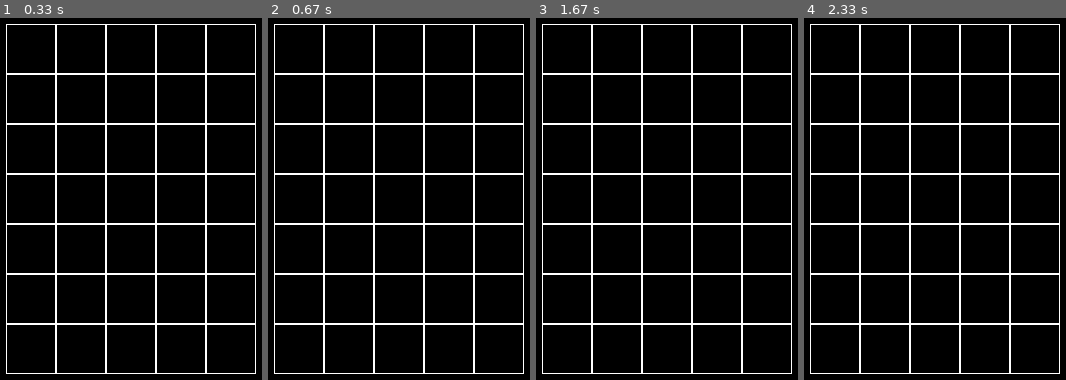
Above: before the commit, frames 1-4 (left to right).
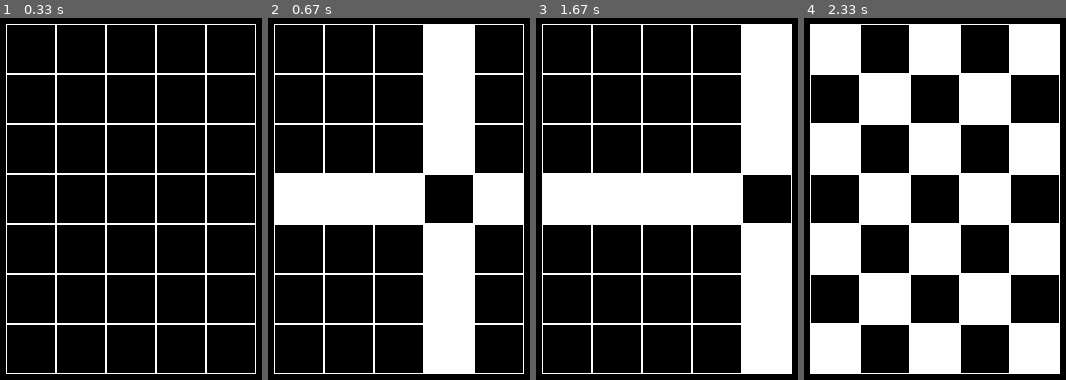
Above: after the commit, the same moments.

Repository: ViktorGrishin/pygame_cells
Game: pygame game, started from InitGame.py
Same seed, same stepped clock (60 frames per second), same inputs: the game is played once before the commit and once after it.
Inputs (mouse positions are in pixels of both pictures, inside the frame that each line leads up to):
- Up to frame 1 (0.33 s): no input
- Up to frame 2 (0.67 s): click (425, 173) at 0.38 s
- Up to frame 3 (1.67 s): click (693, 206) at 0.72 s; click (750, 217) at 1.55 s
- Up to frame 4 (2.33 s): click (843, 75) at 1.88 s; click (937, 303) at 2.22 s

Frame 1 is identical in both runs. In frame 2, 24% of the frame differs, in the area x 2-98%, y 1-99%; in frame 3, 24%; in frame 4, 44%.

Commit message:
Решение для задачи # 3

Diff:
--- a/InitGame.py
+++ b/InitGame.py
@@ -20,15 +20,18 @@
     def render(self, screen):
         for i in range(self.width):
             for j in range(self.height):
-                # Если клетка выбрана, то она закрашивается полностью
-                color = 'white'
-                if self.board[j][i] == 1:
-                    color = 'blue'
-                pygame.draw.rect(screen, color, (
+                pygame.draw.rect(screen, 'white', (
                     (self.left + self.cell_size * i,
                      self.top + self.cell_size * j),
                     (self.cell_size,
                      self.cell_size)), width=1)
+                # Если клетка выбрана, то она закрашивается полностью
+                if self.board[j][i] == 1:
+                    pygame.draw.rect(screen, 'white', (
+                        (self.left + self.cell_size * i,
+                         self.top + self.cell_size * j),
+                        (self.cell_size,
+                         self.cell_size)), width=0)
 
     def get_cell(self, mouse_pos):
         # Проверка наличия мыши в пределах поля
@@ -53,10 +56,17 @@
 
     def on_click(self, cell_coords):
         i, j = cell_coords
-        if self.board[i][j] == 0:
-            self.board[i][j] = 1
-        else:
-            self.board[i][j] = 0
+        for i in range(self.height):
+            if self.board[i][j] == 0:
+                self.board[i][j] = 1
+            else:
+                self.board[i][j] = 0
+        i, j = cell_coords
+        for j in range(self.width):
+            if self.board[i][j] == 0:
+                self.board[i][j] = 1
+            else:
+                self.board[i][j] = 0
 
     def get_click(self, mouse_pos):
         cell = self.get_cell(mouse_pos)
@@ -82,9 +92,7 @@
         if event.type == pygame.QUIT:
             running = False
         if event.type == pygame.MOUSEBUTTONDOWN and event.button == 1:
-            # board.get_click(event.pos)
-            active_cell = board.get_cell(event.pos)
-            print(active_cell)
+            board.get_click(event.pos)
 
     # Отрисовка
     # Очищаем экран
